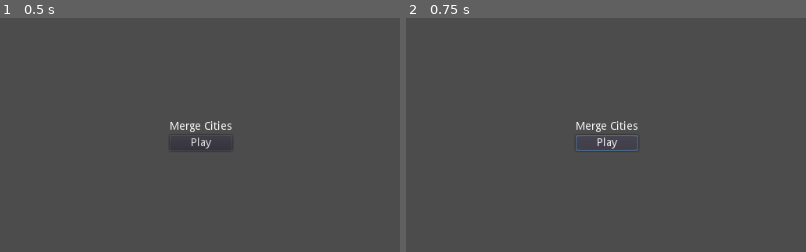
Above: before the commit, frames 1-2 (left to right).
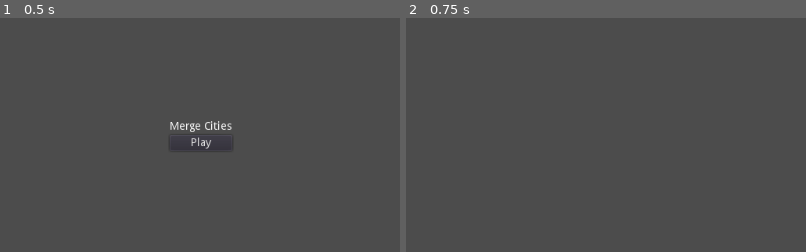
Above: after the commit, the same moments.

Repository: T4g1/gd-wildjam13
Game: Godot game, scene res://main.tscn
Same seed, same stepped clock (60 frames per second), same inputs: the game is played once before the commit and once after it. Before the commit the project starts from res://scenes/Introduction/introduction.tscn.
Inputs:
- Up to frame 1 (0.5 s): no input
- Up to frame 2 (0.75 s): click "Play" at 0.5 s
The pictures show only the part of the screen within x 25-75%, y 25-75%; the shares and areas given below are measured in that part.

Frame 1 is identical in both runs. In frame 2, 0.6% of the frame differs, in the area x 42-58%, y 44-57%.

Commit message:
[fix] Wrong main scene selected

Diff:
--- a/main.gd
+++ b/main.gd
@@ -1,11 +1,9 @@
 extends Control
 
 func _on_play():
-	print("play")
 	$Introduction.visible = false
 	$Game.visible = true
 
 func _on_game_over():
-	print("game over")
 	$Introduction.visible = true
 	$Game.visible = false
--- a/main.tscn
+++ b/main.tscn
@@ -7,11 +7,14 @@
 [node name="Menus" type="Control"]
 anchor_right = 1.0
 anchor_bottom = 1.0
+mouse_filter = 2
 script = ExtResource( 1 )
 
 [node name="Introduction" parent="." instance=ExtResource( 2 )]
+mouse_filter = 2
 
 [node name="Game" parent="." instance=ExtResource( 3 )]
 visible = false
+mouse_filter = 2
 [connection signal="play" from="Introduction" to="." method="_on_play"]
 [connection signal="game_over" from="Game" to="." method="_on_game_over"]
--- a/project.godot
+++ b/project.godot
@@ -16,7 +16,7 @@
 [application]
 
 config/name="New Game Project"
-run/main_scene="res://scenes/Introduction/introduction.tscn"
+run/main_scene="res://main.tscn"
 config/icon="res://icon.png"
 
 [rendering]
--- a/scenes/Introduction/introduction.gd
+++ b/scenes/Introduction/introduction.gd
@@ -3,5 +3,4 @@
 signal play
 
 func _on_play():
-	print("play signal")
 	emit_signal("play")
